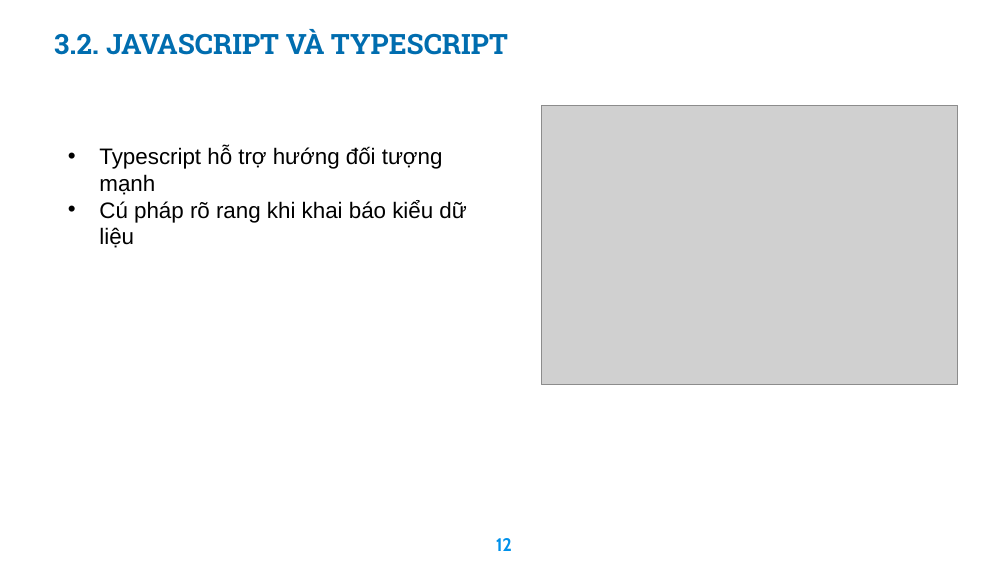
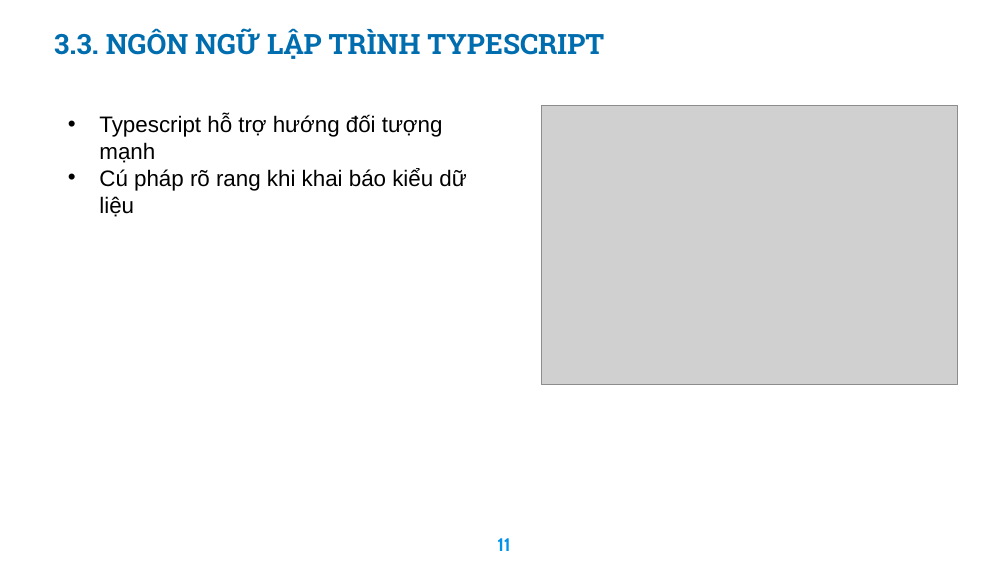
Before and after one commit to haitran2000/Ecommerce-Fashion-Website, a slide deck: slide 11 of Do An Tot Nghiep.pptx (slide 12 before the commit). Drawn at 1008x567 pixels with LibreOffice and Linux fonts; fonts in the diff are those of the drawing; grey boxes stand for pictures; background and template pictures are left out. Boxes give left, top, right and bottom in pixels: in the first picture for what was removed or moved away, otherwise in the second. Text is boxed around its words. In the diff, an @@ line names an element or a change of style, - is before the commit and + after.

```diff
--- a/Do An Tot Nghiep.pptx
+++ b/Do An Tot Nghiep.pptx
@@ text at [54,29,604,59]: text changed @@
-3.2. JAVASCRIPT VÀ TYPESCRIPT
+3.3. NGÔN NGỮ LẬP TRÌNH TYPESCRIPT
@@ text "Typescript hỗ trợ hướng đối ...": place and size @@
-text "Typescript hỗ trợ hướng đối ..." at [99,146,466,248]
+text "Typescript hỗ trợ hướng đối ..." at [99,114,466,217]
@@ page number at [497,538,510,551]: text changed @@
-12
+11
```
Also in this commit, not shown: 11 other slides changed, 1 slide added, 6 slides removed, 20 other files.
